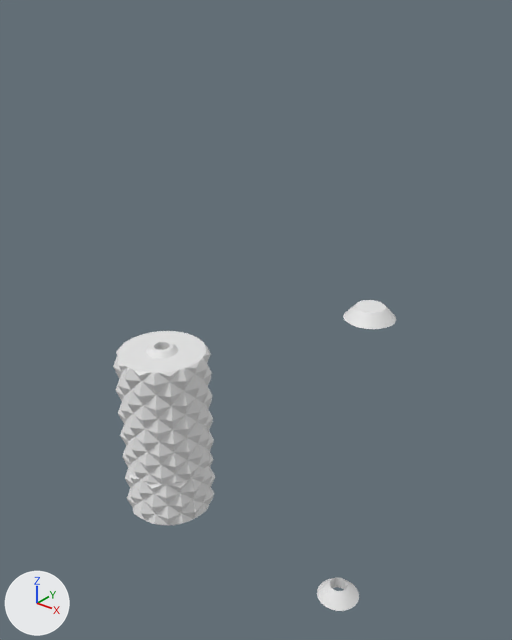
A saved change to the Blender file штатив.blend.
Before and after are seen from a camera (50 mm lens) standing at (87.9, -78.6, 51.6) and looking at (23.2, 2.2, 1.5). The axes (+X, +Y, +Z) are drawn at lower left. The lights are the same throughout.

Objects in the first picture: 'Bolt-17', 'Knurled-Nut', 'cone-lower.001', 'cone-upper'.
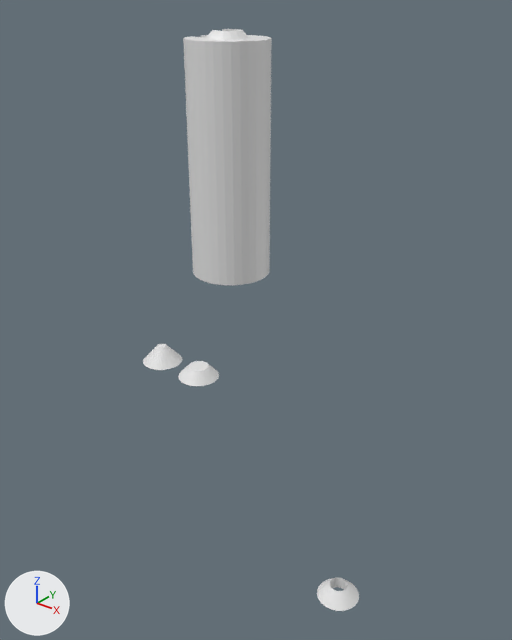
Boxes [x1, y1, x2, y2] around the edits, measured in the pictures (512 x 640 px):
'segment.001', added
    after: [183, 29, 272, 285]
'Knurled-Nut', hidden
    before: [113, 331, 214, 484]
'Bolt-17', hidden
    before: [125, 457, 215, 525]
'cone-upper', hidden
    before: [343, 300, 396, 329]
'cone-lower.004', added
    after: [178, 361, 219, 386]
'cone-lower.t', added
    after: [143, 344, 182, 370]

The edits, one by one:
Mesh me_cylinder_008 is new.
It has 191 vertices, 365 faces and spans x -100.0..100.0, y -100.0..100.0, z -100.0..106.0.
Mesh me_cylinder_010 is new.
It is a 32-sided cut cone along z (radius 60.0 at the low end, 15.0 at the high end) spanning x -60.0..60.0, y -60.0..60.0, z -100.0..-82.4.
Object 'Bolt-17' (ob_bolt_17) is now hidden.
Object 'cone-upper' (ob_cone_upper) is now hidden.
Object 'Knurled-Nut' (ob_knurled_nut) is now hidden.
Object 'segment.001' (ob_segment_001) is new; it shows me_cylinder_008.
Its location is (20.0, 0.0, 27.0).
Its scale is (0.06, 0.06, 0.17).
Object 'cone-lower.t' (ob_cone_lower_t) is new; it shows me_cylinder_010.
Its location is (3.0, 0.0, 5.0).
Its scale is (0.06, 0.06, 0.17).
Object 'cone-lower.004' (ob_cone_lower_004) is new; it shows a copy of the mesh of ob_cone_lower.
Its location is (12.0, 0.0, 5.0).
Its scale is (0.06, 0.06, 0.17).
